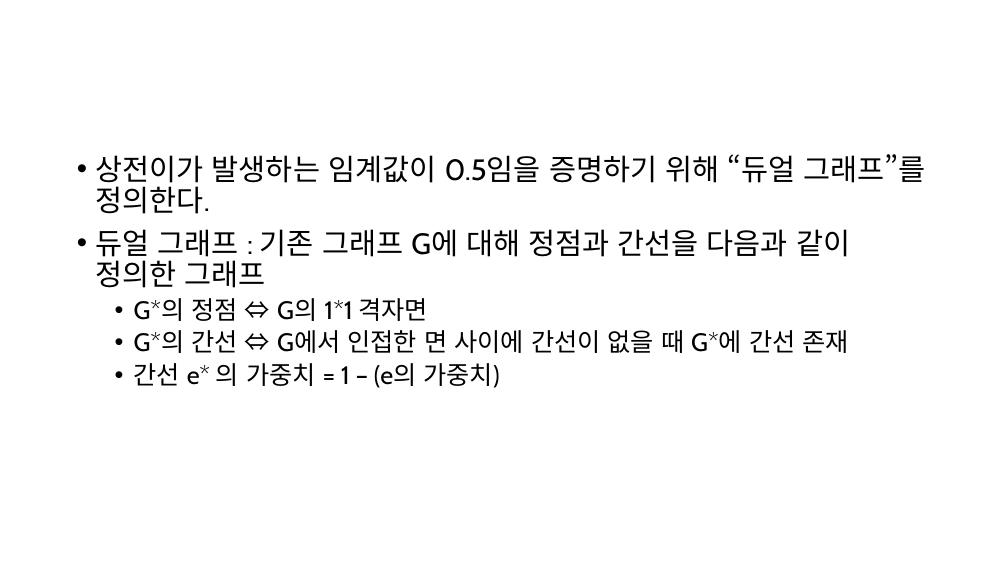
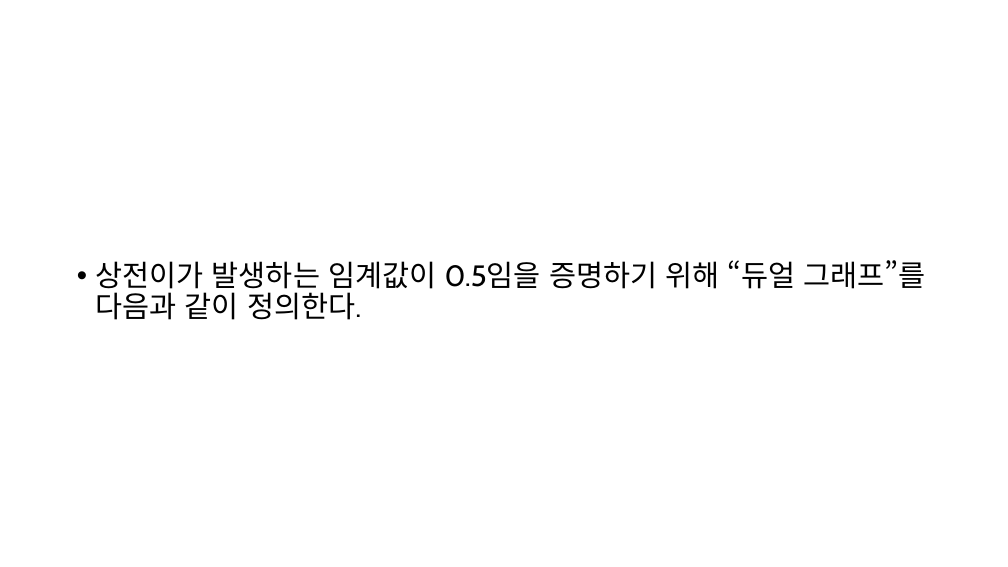
Before and after one commit to singrum/percolation-model, a slide deck: slide 9 of percolation.pptx (slide 12 before the commit). Drawn at 1008x567 pixels with LibreOffice and Linux fonts; fonts in the diff are those of the drawing; grey boxes stand for pictures. Boxes give left, top, right and bottom in pixels: in the first picture for what was removed or moved away, otherwise in the second. Text is boxed around its words. In the diff, an @@ line names an element or a change of style, - is before the commit and + after.

```diff
--- a/percolation.pptx
+++ b/percolation.pptx
@@ text at [96, 260, 926, 320]: text changed @@
-• 상전이가 발생하는 임계값이 0.5임을 증명하기 위해 “듀얼 그래프”를 정의한다.
-• 듀얼 그래프 : 기존 그래프 G에 대해 정점과 간선을 다음과 같이 정의한 그래프
-  • G*의 정점 ⇔ G의 1*1 격자면
-  • G*의 간선 ⇔ G에서 인접한 면 사이에 간선이 없을 때 G*에 간선 존재
-  • 간선 e* 의 가중치 = 1 – (e의 가중치)
+• 상전이가 발생하는 임계값이 0.5임을 증명하기 위해 “듀얼 그래프”를 다음과 같이 정의한다.
```
Also in this commit, not shown: 5 other slides changed, 1 slide added, 4 slides removed, 1 other file.
